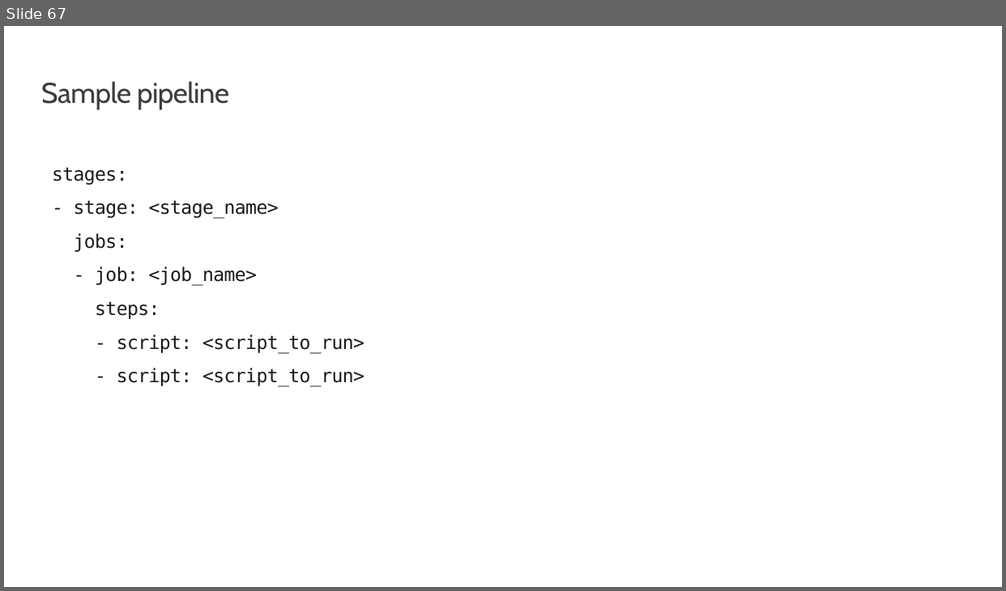
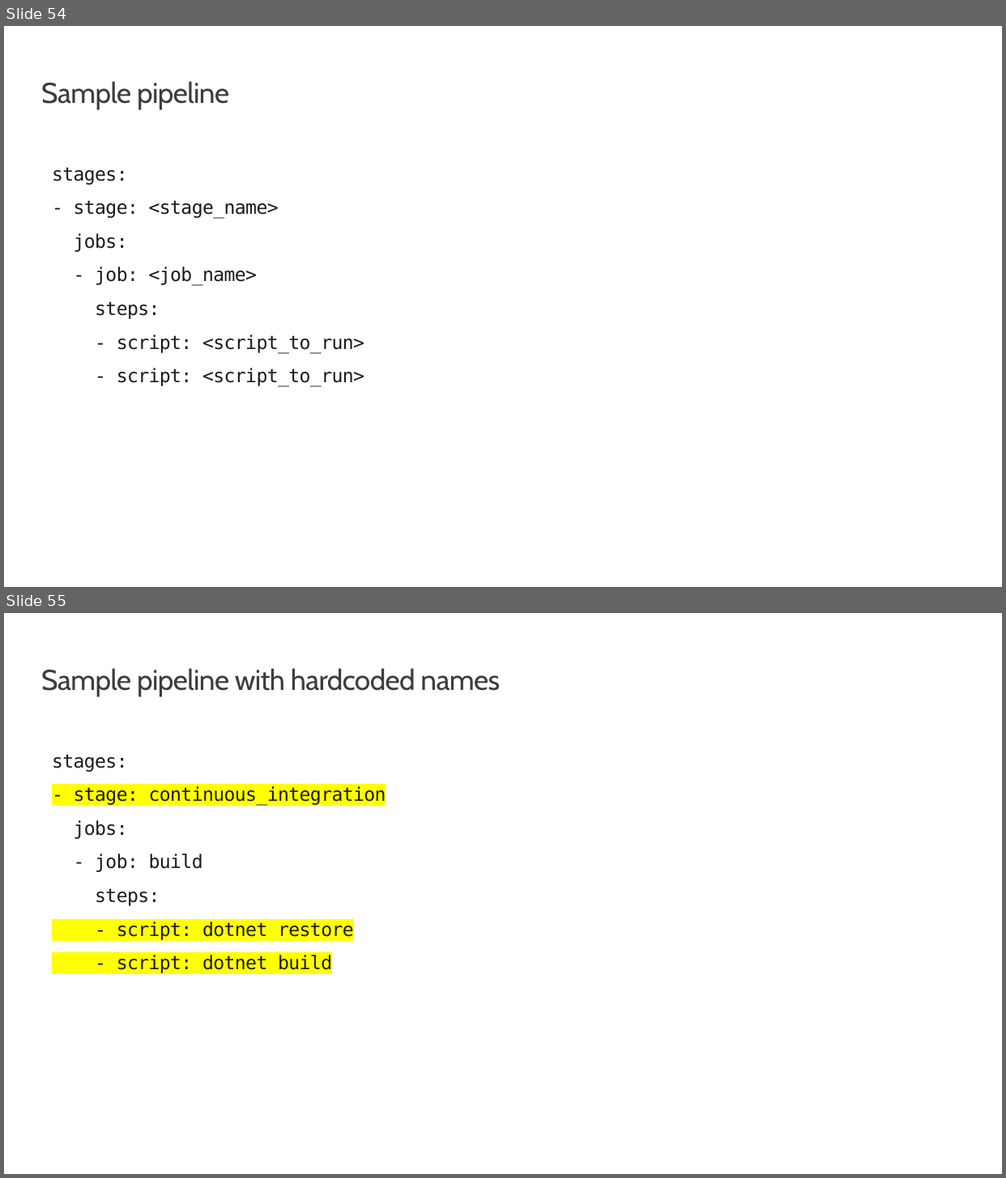
Before and after one commit to msusdev/Azure-pipelines-with-GitHub, a slide deck: Presentations/Introduction to Azure Pipelines/Introduction to Azure Pipelines.pptx. Shown one above the other, each under a label of ours: slide 67 before the commit, slides 54 and 55 after it. The pictures are 1006x591 and 1006x1178 pixels, drawn with LibreOffice and Linux fonts; fonts in the diff are those of the drawing; background and template pictures are left out. Boxes give left, top, right and bottom in pixels: in the first picture for what was removed or moved away, otherwise in the second. Text is boxed around its words. In the diff, an @@ line names an element or a change of style, - is before the commit and + after.

```diff
--- a/Presentations/Introduction to Azure Pipelines/Introduction to Azure Pipelines.pptx
+++ b/Presentations/Introduction to Azure Pipelines/Introduction to Azure Pipelines.pptx
@@ slide 55 added at bbox=[4, 613, 1002, 1174], background #FFFFFF @@
@@ title added at bbox=[41, 668, 500, 697], 27.4 pt, text #3C3C41 @@
+Sample pipeline with hardcoded names
@@ text added at bbox=[52, 754, 386, 973], 18 pt, text #1A1A1A @@
+stages:
+- stage: continuous_integration
+jobs:
+- job: build
+steps:
+- script: dotnet restore
+- script: dotnet build
@@ what was slide 67 is now slide 54 @@
```
Also in this commit, not shown: 7 slides changed, 5 other slides added.
